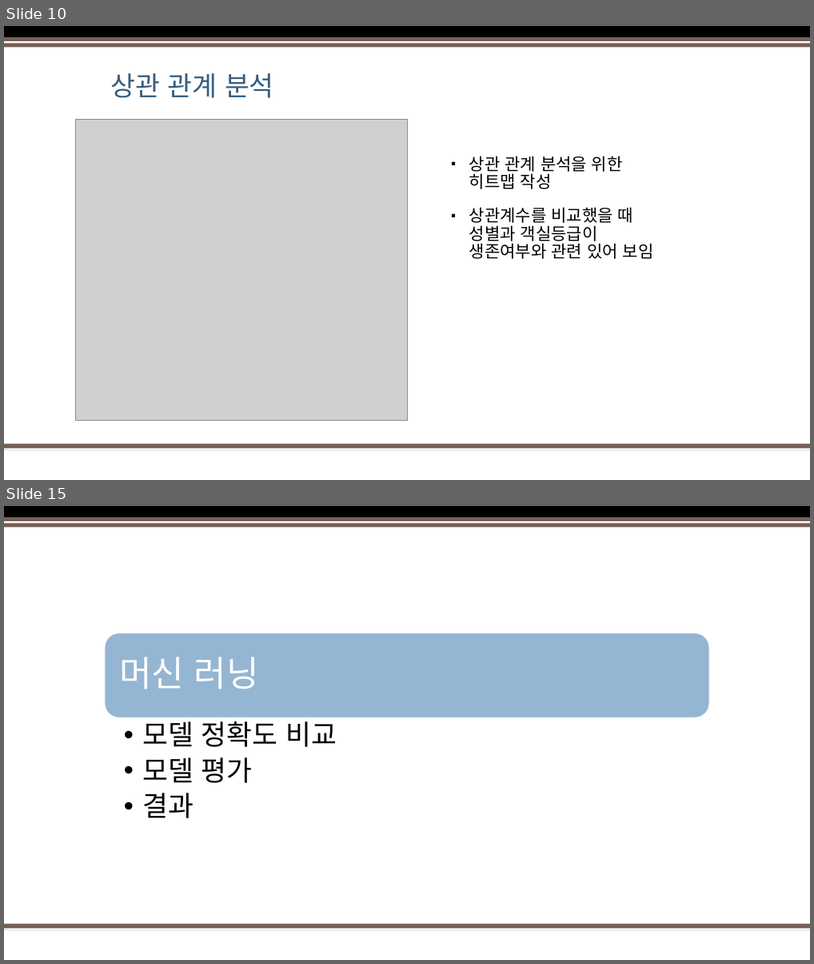
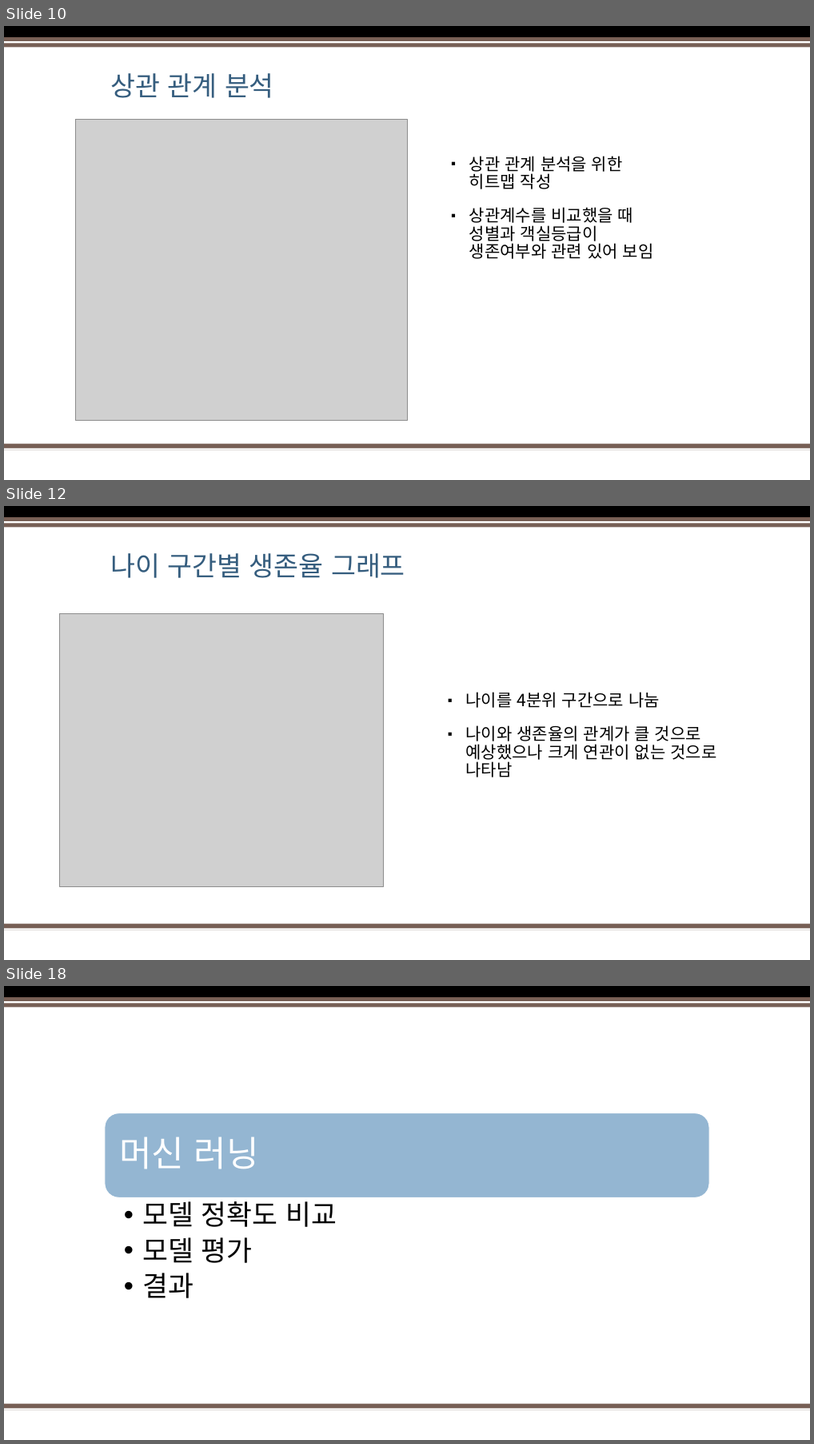
Before and after one commit to Jeong-Seongwon/portfolio, a slide deck: titanic/Portfolio.pptx. Shown one above the other, each under a label of ours: slides 10 and 15 before the commit, slides 10, 12 and 18 after it; the slides between them are not shown. The pictures are 814x964 and 814x1444 pixels, drawn with LibreOffice and Linux fonts; fonts in the diff are those of the drawing; grey boxes stand for pictures; background and template pictures are left out. Boxes give left, top, right and bottom in pixels: in the first picture for what was removed or moved away, otherwise in the second. Text is boxed around its words. In the diff, an @@ line names an element or a change of style, - is before the commit and + after.

```diff
--- a/titanic/Portfolio.pptx
+++ b/titanic/Portfolio.pptx
@@ slide 12 added at [4, 506, 810, 960], background #FFFFFF; not listed: 5 template elements that a slide beside it also shows @@
@@ title added at [110, 553, 406, 578], 32 pt, text #355D7E @@
+나이 구간별 생존율 그래프
@@ picture added at [60, 614, 383, 887] @@
@@ text added at [466, 692, 717, 777], 20 pt, text #000000 @@
+▪ 나이를 4분위 구간으로 나눔
+▪ 나이와 생존율의 관계가 클 것으로 예상했으나 크게 연관이 없는 것으로 나타남
@@ what was slide 15 is now slide 18 @@
```
Also in this commit, not shown: 4 slides changed, 2 other slides added.
